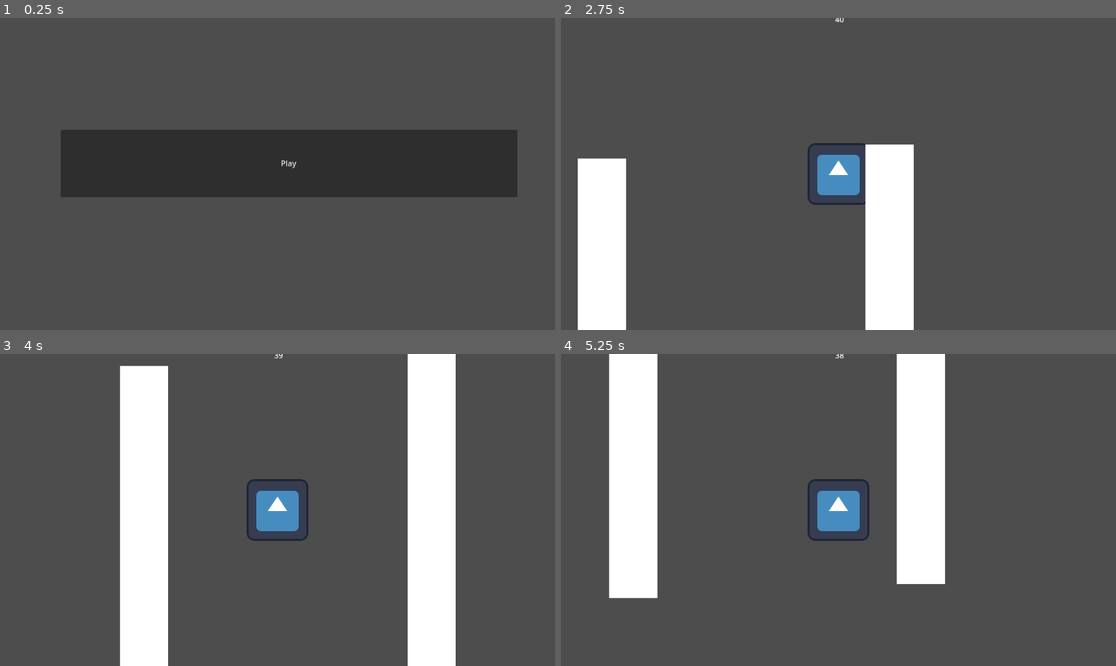
Above: before the commit, frames 1-4 (two rows, left to right).
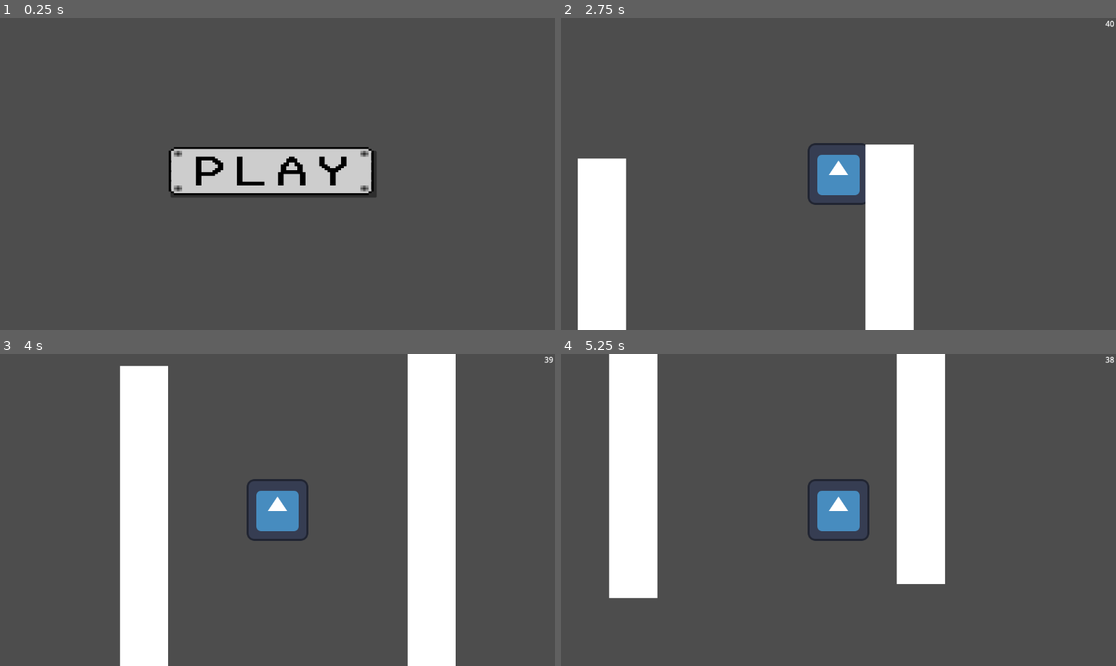
Above: after the commit, the same moments.

Repository: tristeceratops/42GameJam
Game: Godot game, scene res://recources/starting screen.tscn
Same seed, same stepped clock (60 frames per second), same inputs: the game is played once before the commit and once after it. The engine's default icon, where the game draws it, is replaced by a stand-in: a white triangle on a blue panel in a dark square.
Inputs (mouse positions are in pixels of both pictures, inside the frame that each line leads up to; where the layout moved, square brackets give the same spot in the first picture):
- Up to frame 1 (0.25 s): no input
- Up to frame 2 (2.75 s): click (832, 174) [849, 164] at 0.5 s; move the mouse to (960, 158) at 1.27 s; hold D (right) from 1.28 s (still down); tap W (jump) at 1.35, 1.52, 1.82, 2.27, 2.3, 2.57 s; move the mouse to (727, 189) at 2.02 s; tap E (dash) at 2.1 s
- Up to frame 3 (4 s): move the mouse to (333, 441) at 2.77 s; release D (right) at 2.78 s; hold A (left) 2.78-3.53 s; hold Shift (run) 2.78-3.53 s; tap W (jump) at 3.05, 3.77, 3.8 s; move the mouse to (249, 572) at 3.52 s; hold D (right) from 3.53 s (still down); click (249, 572) at 3.6 s
- Up to frame 4 (5.25 s): tap W (jump) at 4.07, 4.35, 4.52, 4.82 s; move the mouse to (1005, 556) at 4.27 s; move the mouse to (672, 463) at 5.02 s; release D (right) at 5.03 s; hold A (left) from 5.03 s (still down); tap E (dash) at 5.1 s

The runs differ from the first frame. In frame 1, 17% of the frame differs, in the area x 11-94%, y 35-58%; in frame 2, less than 0.1%; in frame 3, less than 0.1%; in frame 4, less than 0.1%.

Commit message:
shiat
some shiat i forgor

Diff:
--- a/42gamejam Sebastian/recources/42 scnd time fr.tscn
+++ b/42gamejam Sebastian/recources/42 scnd time fr.tscn
@@ -22,5 +22,6 @@
 
 [node name="42 second timer" type="Timer" parent="."]
 wait_time = 42.0
+autostart = true
 
-[connection signal="timeout" from="42 second timer" to="42 second timer" method="_on_timeout"]
+[connection signal="timeout" from="42 second timer" to="." method="_on__second_timer_timeout"]
--- a/42gamejam Sebastian/recources/player.tscn
+++ b/42gamejam Sebastian/recources/player.tscn
@@ -41,8 +41,8 @@
 [node name="Camera2D" type="Camera2D" parent="Main_Charakter"]
 
 [node name="Control" parent="Main_Charakter" instance=ExtResource("3_owbac")]
-offset_left = -1140.0
-offset_top = -333.0
-offset_right = -1100.0
-offset_bottom = -293.0
+offset_left = -579.0
+offset_top = -324.0
+offset_right = -539.0
+offset_bottom = -284.0
 metadata/_edit_use_anchors_ = true
--- a/42gamejam Sebastian/recources/starting screen.tscn
+++ b/42gamejam Sebastian/recources/starting screen.tscn
@@ -1,16 +1,13 @@
-[gd_scene load_steps=2 format=3 uid="uid://dm765s6e8cevk"]
+[gd_scene load_steps=3 format=3 uid="uid://dm765s6e8cevk"]
 
 [ext_resource type="Script" path="res://scripts/starting_screen.gd" id="1_h4p00"]
+[ext_resource type="Texture2D" uid="uid://bhfjsnieaxeha" path="res://art/Play_Button.webp" id="2_qgr70"]
 
 [node name="Control" type="Control"]
 layout_mode = 3
 anchors_preset = 15
 anchor_right = 1.0
 anchor_bottom = 1.0
-offset_left = 24.0
-offset_top = -22.0
-offset_right = 24.0
-offset_bottom = -22.0
 grow_horizontal = 2
 grow_vertical = 2
 script = ExtResource("1_h4p00")
@@ -22,12 +19,16 @@
 anchor_top = 0.5
 anchor_right = 0.5
 anchor_bottom = 0.5
-offset_left = -474.0
-offset_top = -70.0
-offset_right = 474.0
-offset_bottom = 70.0
+offset_left = -222.0
+offset_top = -48.0
+offset_right = 206.0
+offset_bottom = 49.0
 grow_horizontal = 2
 grow_vertical = 2
-text = "Play"
+
+[node name="Sprite2D" type="Sprite2D" parent="Button"]
+position = Vector2(209, 42)
+scale = Vector2(0.500508, 0.353572)
+texture = ExtResource("2_qgr70")
 
 [connection signal="pressed" from="Button" to="." method="_on_button_pressed"]
--- a/42gamejam Sebastian/scripts/42_scnd_time_fr.gd
+++ b/42gamejam Sebastian/scripts/42_scnd_time_fr.gd
@@ -1,13 +1,11 @@
 extends Control
 
-var label = Label
-var time = Timer
+@onready var label = Label
+@onready var time = Timer
 
 func _ready():
 	label = $Label
 	time = $"42 second timer"
-
-	time.start()
 
 func update_lable_text():
 	label.text = str(ceil(time.time_left))
@@ -15,5 +13,5 @@
 func _process(delta: float) -> void:
 	update_lable_text()
 
-func _on_timeout() -> void:
+func _on__second_timer_timeout() -> void:
 	get_tree().change_scene_to_file("res://recources/death_screen.tscn")
--- a/42gamejam Sebastian/scripts/main_charakter.gd
+++ b/42gamejam Sebastian/scripts/main_charakter.gd
@@ -13,7 +13,7 @@
 var max_slide_time = 2.0
 var slide_time = max_slide_time
 var last_dir = 0
-var WJ_pushback = 420
+var WJ_pushback = 840
 var wall_slide_fr = 100
 var last_wall_dir = 0 # To track the direction of the last wall jump (left or right)
 var projectile_count = 4
@@ -67,7 +67,7 @@
 		elif is_on_wall() and not is_on_floor() and last_dir != last_wall_dir:
 			velocity.y = 0 # Reset Y velocity
 			velocity.y += JUMP_VELOCITY # Apply wall jump velocity
-			velocity.x += WJ_pushback * -last_dir # Push away from the wall
+			velocity.x = WJ_pushback * -last_dir # Push away from the wall
 
 			last_wall_dir = last_dir # Track the direction of the wall jump
 			dir = -dir # Flip direction
--- a/42gamejam Sebastian/scripts/starting_screen.gd
+++ b/42gamejam Sebastian/scripts/starting_screen.gd
@@ -2,17 +2,21 @@
 
 var scene_folder_path = "res://testing stages/"
 var i = 42
+var dir = DirAccess.open(scene_folder_path)
+var scenes
 
 func _ready() -> void:
 	# Call randomize to ensure proper random selection
 	randomize()
 
 func _on_button_pressed() -> void:
-	print("Button Pressed!")  # Debug: Check if the button press is detected
+	print("Button Pressed!")
+	random_level()# Debug: Check if the button press is detected
 		# Get all files in the folder
-	var dir = DirAccess.open(scene_folder_path)
+
+func random_level():
 	if dir:
-		var scenes = []
+		scenes = []
 		dir.list_dir_begin()
 
 		# Loop through all files in the directory
--- a/42gamejam Sebastian/testing stages/charakter_testing_env.tscn
+++ b/42gamejam Sebastian/testing stages/charakter_testing_env.tscn
@@ -12,7 +12,7 @@
 position = Vector2(-27, 120)
 
 [node name="StaticBody2D" parent="." instance=ExtResource("2_p5px5")]
-position = Vector2(-20, -5)
+position = Vector2(-23, -110)
 
 [node name="platform up-down" parent="." instance=ExtResource("3_67rp5")]
 position = Vector2(-1175, -66)
@@ -52,10 +52,10 @@
 rotation = 0.23911
 
 [node name="wall" parent="." instance=ExtResource("5_d7irh")]
-position = Vector2(-142, 372)
+position = Vector2(428, 341)
 
 [node name="wall2" parent="." instance=ExtResource("5_d7irh")]
-position = Vector2(-139, -708)
+position = Vector2(430, -776)
 
 [node name="Player" parent="." instance=ExtResource("5_4lvqy")]
 position = Vector2(69, -322)
@@ -70,10 +70,10 @@
 offset_bottom = -192.0
 
 [node name="Control2" parent="." instance=ExtResource("7_2ecn8")]
-offset_left = 607.0
-offset_top = -236.0
-offset_right = 647.0
-offset_bottom = -196.0
+offset_left = 596.0
+offset_top = -235.0
+offset_right = 636.0
+offset_bottom = -195.0
 
 [node name="Control3" parent="." instance=ExtResource("7_2ecn8")]
 offset_left = 1740.0
Binary file added: 42gamejam Sebastian/art/Play_Button.webp
Not shown, added: 42gamejam Sebastian/art/Play_Button.webp.import
Binary file added: 42gamejam Sebastian/art/image.png
Not shown, added: 42gamejam Sebastian/art/image.png.import
Binary file added: 42gamejam Sebastian/recources/image.png
Not shown, added: 42gamejam Sebastian/recources/image.png.import
